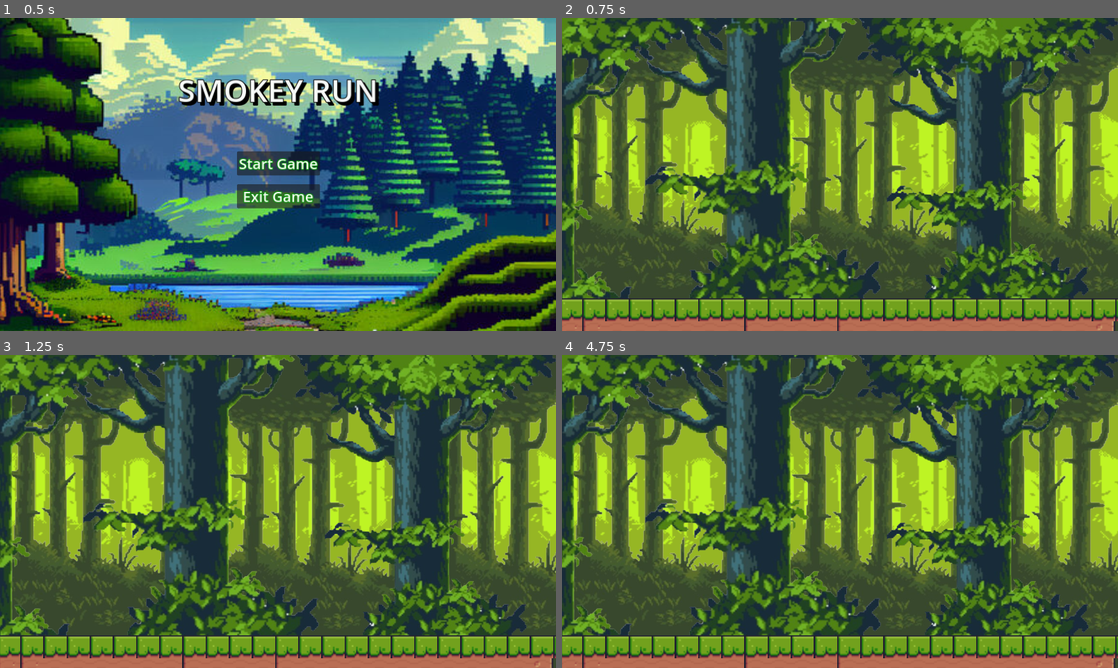
Above: before the commit, frames 1-4 (two rows, left to right).
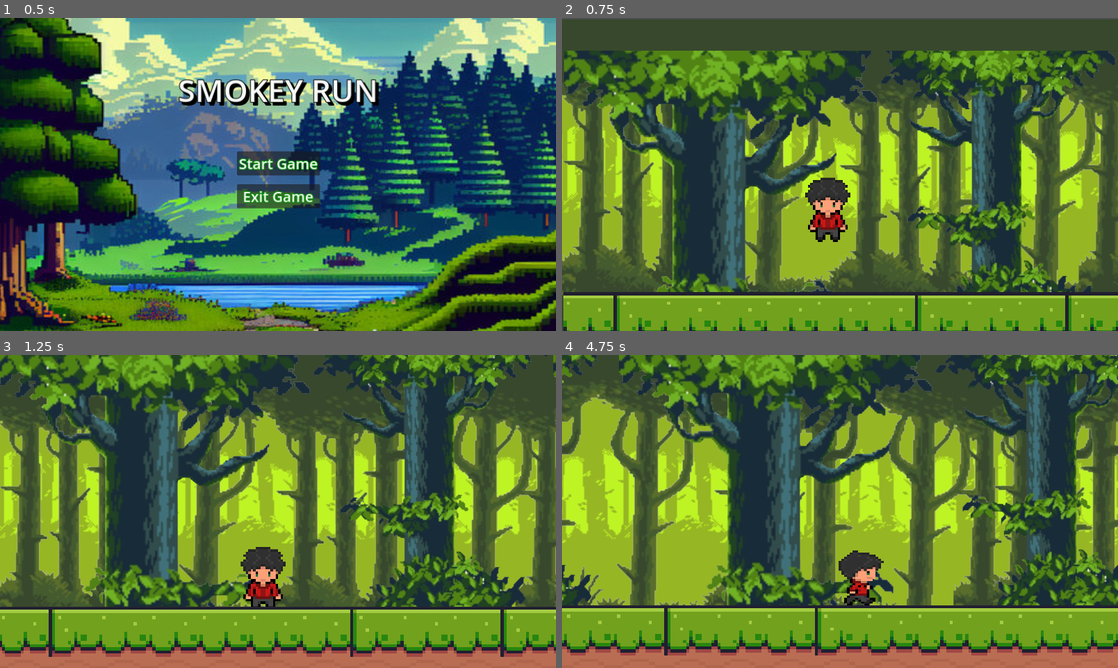
Above: after the commit, the same moments.

Repository: Dayglowv/Lil_Dudes_0
Game: Godot game, scene res://mainmenu/main_menu.tscn
Two runs of this game, one before a commit and one after it. Both use one fixed random seed, a clock stepped at 60 frames per second and the inputs below.
Inputs:
- Up to frame 1 (0.5 s): no input
- Up to frame 2 (0.75 s): click "Start Game" at 0.5 s
- Up to frame 3 (1.25 s): no input
- Up to frame 4 (4.75 s): tap Enter (ui_accept) at 1.25, 1.52, 2.27, 3.77, 4.52 s; hold Right (ui_right) 1.28-2.78 s; hold Left (ui_left) 2.78-3.53 s; hold Right (ui_right) from 3.53 s (still down)

Frame 1 is identical in both runs. In frame 2, 73% of the frame differs, in the area x 0-100%, y 0-100%; in frame 3, 70%; in frame 4, 77%.

Commit message:
game almost works

Diff:
--- a/Level1.tscn
+++ b/Level1.tscn
@@ -165,7 +165,7 @@
 [sub_resource type="TileSet" id="TileSet_db7pn"]
 sources/0 = SubResource("TileSetAtlasSource_1u7me")
 
-[node name="Level 2" type="Node2D"]
+[node name="Level 1" type="Node2D"]
 
 [node name="ParallaxBackground" type="ParallaxBackground" parent="."]
 
--- a/mainmenu/main_menu.gd
+++ b/mainmenu/main_menu.gd
@@ -4,7 +4,7 @@
 
 @onready var start_button = $MarginContainer/HBoxContainer/VBoxContainer/Start_button as Button
 @onready var exit_button = $MarginContainer/HBoxContainer/VBoxContainer/Exit_Button as Button
-@onready var start_level = preload("res://Level1.tscn") as PackedScene
+@onready var start_level = preload("res://Level01.tscn") as PackedScene
 
 
 func _ready():
Binary file added: Assets/images-removebg-preview.png
Not shown, added: Assets/images-removebg-preview.png.import
Not shown: 1 places in Level1.tscn that only renumber resources
